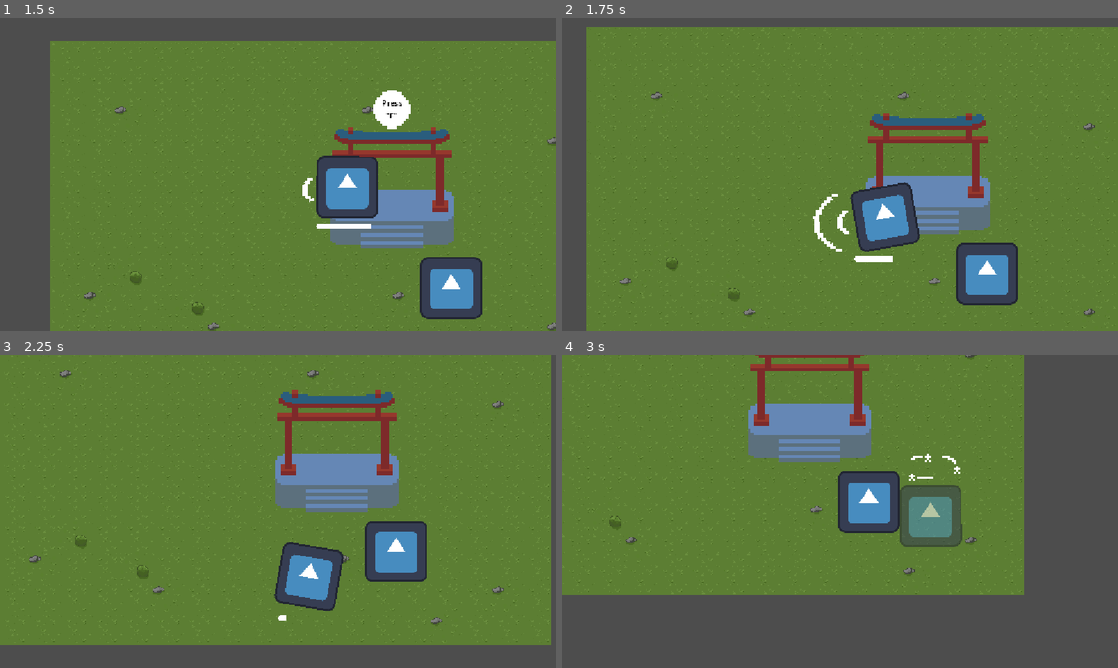
Above: before the commit, frames 1-4 (two rows, left to right).
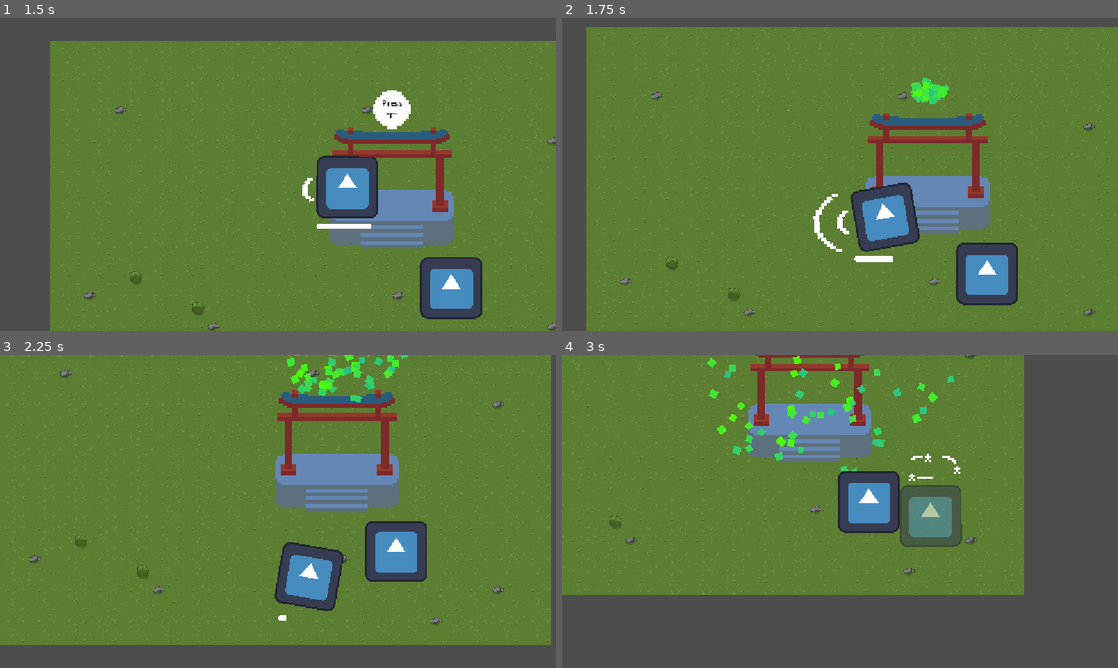
Above: after the commit, the same moments.

Repository: CplCanuck/mru-hacks-2026
Game: Godot game, scene res://assets/scenes/main.tscn
Same seed, same stepped clock (60 frames per second), same inputs: the game is played once before the commit and once after it. The engine's default icon, where the game draws it, is replaced by a stand-in: a white triangle on a blue panel in a dark square. Sound files missing from this copy of the repository are replaced by a short silence.
Inputs (mouse positions are in pixels of both pictures, inside the frame that each line leads up to):
- Up to frame 1 (1.5 s): tap Enter at 0.5 s; move the mouse to (400, 158) at 0.52 s; hold D (right) 0.53-1.28 s; tap F (interact) at 0.6 s; move the mouse to (166, 190) at 1.27 s; hold S (down) from 1.28 s (still down); click (166, 190) at 1.35 s
- Up to frame 2 (1.75 s): keep holding S (down); tap F (interact) at 1.55 s
- Up to frame 3 (2.25 s): move the mouse to (333, 442) at 2.02 s; release S (down) at 2.03 s; hold D (right) from 2.03 s (still down); tap F (interact) at 2.1 s
- Up to frame 4 (3 s): move the mouse to (812, 574) at 2.77 s; release D (right) at 2.78 s; hold W (up) from 2.78 s (still down); tap R (test) at 2.85 s

Frame 1 is identical in both runs. In frame 2, 0.4% of the frame differs, in the area x 62-70%, y 18-28%; in frame 3, 0.8%; in frame 4, 1.2%, in the area x 26-71%, y 0-38%.

Commit message:
Add Particles

Diff:
--- a/assets/objects/shrine.gd
+++ b/assets/objects/shrine.gd
@@ -1,10 +1,14 @@
 extends Node2D
+
+signal _on_shrine_success
 
 @export var trees : Array[Node2D] = []
 
 @onready var interact_prompt: Control = $"Interact Prompt"
+@onready var hurray_particles: CPUParticles2D = $HurrayParticles
 
 var interact_is_active = false
+var shrine_done = false
 
 
 
@@ -15,15 +19,34 @@
 
 # Called every frame. 'delta' is the elapsed time since the previous frame.
 func _process(_delta: float) -> void:
+	if shrine_done:
+		return
+
 	if interact_is_active && Input.is_action_just_pressed("interact"):
 		if check_my_trees():
-			pass
+			_on_shrine_success.emit()
+			shrine_hurray()
+
+			shrine_done = true
+			interact_is_active = false
+			interact_prompt.visible = false
+			hurray_particles.emitting = true
+			print("Shrine Success!")
 		else:
 			print("Trees still need revitalizing!")
 
 func check_my_trees() -> bool:
 	# Check if trees are revitalized from trees var
-	return false
+	for n in trees:
+		if n.current_state != 3: # 3 = states.REVITALIZED
+			print("tree corrupted")
+			return false
+	print("no trees corrupted")
+	return true
+
+func shrine_hurray():
+
+	pass
 
 
 func _on_interact_area_body_entered(_body: Node2D) -> void:
--- a/assets/objects/shrine.tscn
+++ b/assets/objects/shrine.tscn
@@ -3,9 +3,13 @@
 [ext_resource type="Texture2D" uid="uid://vcfmna6nsw54" path="res://assets/sprites/Shrine.png" id="1_rtksp"]
 [ext_resource type="Script" uid="uid://fq7sqe38xi5c" path="res://assets/objects/shrine.gd" id="1_v7yc1"]
 [ext_resource type="Texture2D" uid="uid://vwnb4pxhncoe" path="res://assets/sprites/interact-circle.png" id="3_505vx"]
+[ext_resource type="Texture2D" uid="uid://c7ifwv6s0lity" path="res://assets/sprites/particle-square.png" id="4_stjl5"]
 
 [sub_resource type="CircleShape2D" id="CircleShape2D_bi8p6"]
 radius = 50.0
+
+[sub_resource type="Gradient" id="Gradient_g8u1f"]
+colors = PackedColorArray(0.31666672, 1, 0, 1, 0.152, 0.76, 0.5472, 1)
 
 [node name="Shrine" type="Node2D" unique_id=35282369]
 script = ExtResource("1_v7yc1")
@@ -49,5 +53,23 @@
 \"F\""
 horizontal_alignment = 1
 
+[node name="HurrayParticles" type="CPUParticles2D" parent="." unique_id=1597166170]
+position = Vector2(0, -120)
+emitting = false
+amount = 50
+texture = ExtResource("4_stjl5")
+lifetime = 1.5
+one_shot = true
+explosiveness = 1.0
+direction = Vector2(0, -1)
+gravity = Vector2(0, 400)
+initial_velocity_min = 100.0
+initial_velocity_max = 300.0
+angular_velocity_min = -720.0
+angular_velocity_max = 720.0
+scale_amount_min = 1.5
+scale_amount_max = 2.0
+color_initial_ramp = SubResource("Gradient_g8u1f")
+
 [connection signal="body_entered" from="Interact Area" to="." method="_on_interact_area_body_entered"]
 [connection signal="body_exited" from="Interact Area" to="." method="_on_interact_area_body_exited"]
